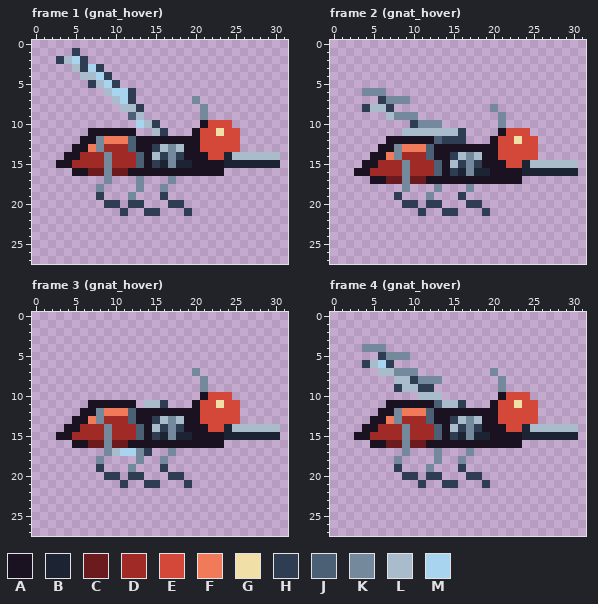
Pixel-art file, stored at game/art-src/enemies/gnat.aseprite. Above: the version before the commit.
32x28 pixels, 28 frames. Shown: frame 1 (gnat_hover), frame 2 (gnat_hover), frame 3 (gnat_hover), frame 4 (gnat_hover). The commit also changed other frames, which this record leaves out.
Visible layers, top first: "motion", "body", "wings".
Palette (. is transparent): A #1a1220  B #1c2433  C #6b1a1e  D #a02a26  E #d4483a  F #f07a5a  G #f0e0a8  H #2f3d52  J #4c6075  K #75899c  L #a9bccb  M #a8d4f0
Pixels before, frame 1 (gnat_hover), first column x 3:
 1 ..H.........................
 2 HLMH........................
 3 ..LHMH......................
 4 ...LLMH.....................
 5 ....HLMH....................
 6 ......LMMH..................
 7 .......LMH.......K..........
 8 ........LLH.......K.........
 9 .........JL.......K.........
10 ..........MLH.....AEEE......
11 ....AAAAAA..LH...AEEGEE.....
12 ...AAKFFFJAAAAAAAAEEEEE.....
13 ..AAFKDDDJAAHLKLAAEEEEE.....
14 .AADDDKDDDJALHKHAAAEEBLLLLLL
15 AADDDDKDDDJAHBKBBAAAABBBBBBB
16 ..AACCKCCAAAAAAAAAAAA.......
17 ......K...K...K.............
18 .....K....K..K..............
19 .....H...K...H..............
20 ......HH.HH...HH............
21 ........H..HH...H...........
Pixels before, frame 2 (gnat_hover), first column x 3:
 6 .KKK........................
 7 ...HKKK.....................
 8 .HLLH............K..........
 9 ....LKKK..........K.........
10 .......HKKK.......K.........
11 ......LLLLLLLH....AEEE......
12 ....AAAAAAJHHH...AEEGEE.....
13 ...AAKFFFJAAAAAAAAEEEEE.....
14 ..AAFKDDDJAAHLKLAAEEEEE.....
15 .AADDDKDDDJALHKHAAAEEBLLLLLL
16 AADDDDKDDDJAHBKBBAAAABBBBBBB
17 ..AACCKCCAAAAAAAAAAAA.......
18 ......K...K...K.............
19 .....H...K...H..............
20 ......HH.HH...HH............
21 ........H..HH...H...........
Pixels before, frame 3 (gnat_hover), first column x 3:
 7 .................K..........
 8 ..................K.........
 9 ..................K.........
10 ..................AEEE......
11 ....AAAAAA.LLH...AEEGEE.....
12 ...AAKFFFJAAAAAAAAEEEEE.....
13 ..AAFKDDDJAAHLKLAAEEEEE.....
14 .AADDDKDDDJALHKHAAAEEBLLLLLL
15 AADDDDKDDDJAHBKBBAAAABBBBBBB
16 ..AACCKCCAAAAAAAAAAAA.......
17 ......KLMMKH..K.............
18 .....K....K..K..............
19 .....H...K...H..............
20 ......HH.HH...HH............
21 ........H..HH...H...........
Pixels before, frame 4 (gnat_hover), first column x 3:
 4 .KKK........................
 5 ...HKKK.....................
 6 .HLMH.......................
 7 ...LLKKK.........K..........
 8 .....LLHKKK.......K.........
 9 .....HLLHH........K.........
10 ........LLL.......AEEE......
11 ....AAAAAAJLLH...AEEGEE.....
12 ...AAKFFFJAAAAAAAAEEEEE.....
13 ..AAFKDDDJAAHLKLAAEEEEE.....
14 .AADDDKDDDJALHKHAAAEEBLLLLLL
15 AADDDDKDDDJAHBKBBAAAABBBBBBB
16 ..AACCKCCAAAAAAAAAAAA.......
17 ......K...K...K.............
18 .....K....K..K..............
19 .....H...K...H..............
20 ......HH.HH...HH............
21 ........H..HH...H...........
Once edited:
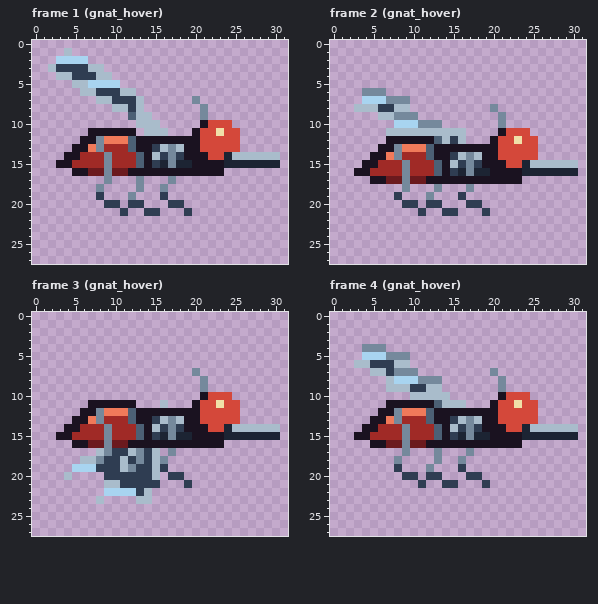
The exact change:
Frame 1 (gnat_hover), layer "wings":
The author put colour H in row 3 at x 3 to 4; in row 4 at x 5; in row 6 at x 8.
Colour L becomes colour H in row 3 at x 5; in row 4 at x 6 to 7; in row 6 at x 9; in row 7 at x 10; in row 8 at x 12.
Colour M becomes colour H in row 6 at x 10; in row 7 at x 11.
The author put colour L in row 1 at x 4; in row 3 at x 2; in row 4 at x 3 to 4; in row 5 at x 5 to 6; in row 6 at x 6 to 7; in row 7 at x 8 to 9 and 13.
The author put colour L in row 8 at x 10; in row 9 at x 14; in row 11 at x 14.
Colour H becomes colour L in row 3 at x 8; in row 4 at x 9; in row 6 at x 12; in row 8 at x 13; in row 10 at x 15; in row 11 at x 16.
Colour M becomes colour L in row 3 at x 7; in row 4 at x 8; in row 6 at x 11; in row 10 at x 13.
Colour H becomes colour M in row 2 at x 3 and 6; in row 5 at x 7 and 10.
Colour L becomes colour M in row 2 at x 4; in row 5 at x 8.
Colour H is removed in row 1 at x 5.
Frame 2 (gnat_hover), layer "wings":
Colour L becomes colour H in row 8 at x 6.
The author put colour L in row 8 at x 3 and 8 to 9; in row 9 at x 6; in row 11 at x 7 to 8.
Colour H becomes colour L in row 8 at x 4; in row 11 at x 16; in row 12 at x 14 and 16.
The author put colour M in row 7 at x 4 to 5; in row 10 at x 8 to 9.
Colour H becomes colour M in row 7 at x 6; in row 10 at x 10.
Frame 3 (gnat_hover), layer "wings":
The author put colour H in row 18 at x 9 to 10, 12 and 14; in row 19 at x 9 to 10 and 13 to 14; in row 20 at x 11 and 14; in row 21 at x 12 to 13; in row 22 at x 13.
Colour L becomes colour H in row 17 at x 10.
Colour M becomes colour H in row 17 at x 11.
The author put colour L in row 17 at x 8 and 15; in row 18 at x 6 to 7, 11 and 15; in row 19 at x 11 and 15; in row 20 at x 4 and 15; in row 21 at x 9 to 10; in row 22 at x 14.
The author put colour L in row 23 at x 8 and 13 to 14.
Colour H becomes colour L in row 11 at x 16.
Colour M becomes colour L in row 17 at x 12.
The author put colour M in row 19 at x 5 to 7; in row 22 at x 9 to 12.
Colour L is removed in row 11 at x 14 to 15.
Frame 4 (gnat_hover), layer "wings":
Colour L becomes colour H in row 6 at x 5; in row 7 at x 7; in row 9 at x 10.
Colour M becomes colour H in row 6 at x 6.
The author put colour L in row 6 at x 3 and 8 to 9; in row 7 at x 5; in row 8 at x 7; in row 9 at x 7 and 13; in row 10 at x 10 and 14.
Colour H becomes colour L in row 6 at x 4; in row 9 at x 8 and 12; in row 11 at x 16.
The author put colour M in row 5 at x 4 to 5.
Colour H becomes colour M in row 5 at x 6; in row 8 at x 10.
Colour L becomes colour M in row 8 at x 8 to 9.
Pixel boxes of the changes (left, top, right, bottom) in both pictures:
changed: (48, 48, 168, 136)
changed: (354, 96, 466, 144)
changed: (144, 400, 168, 408)
changed: (64, 448, 160, 504)
changed: (354, 352, 466, 408)
